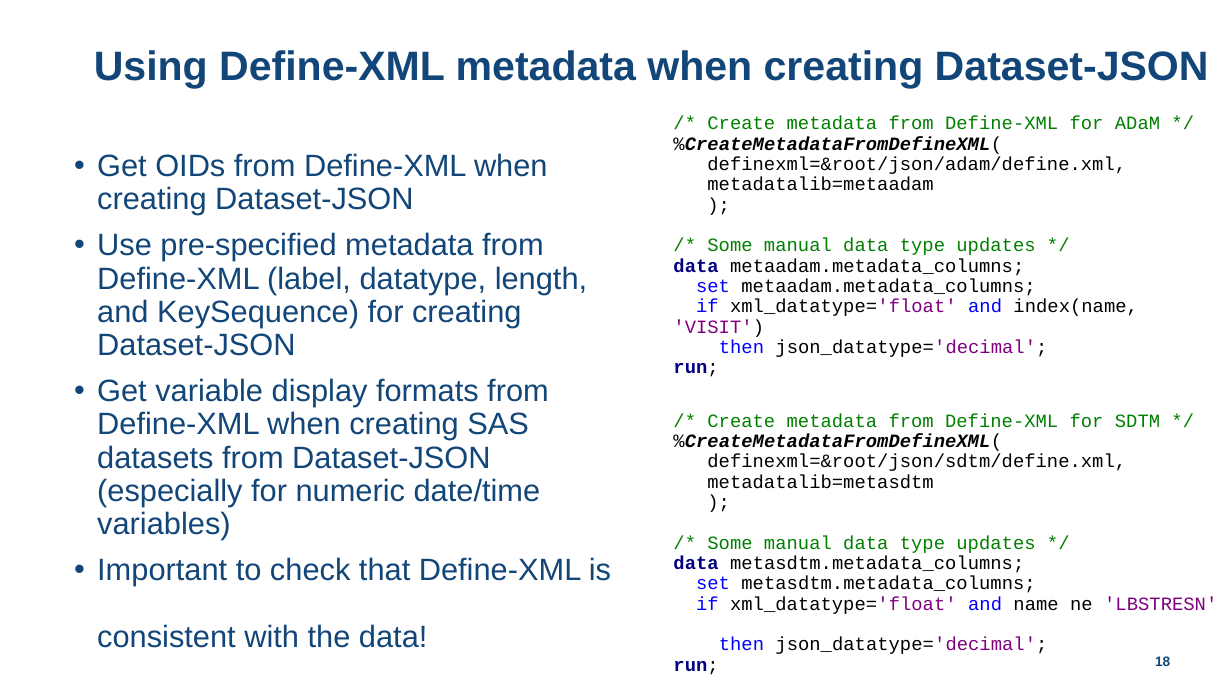
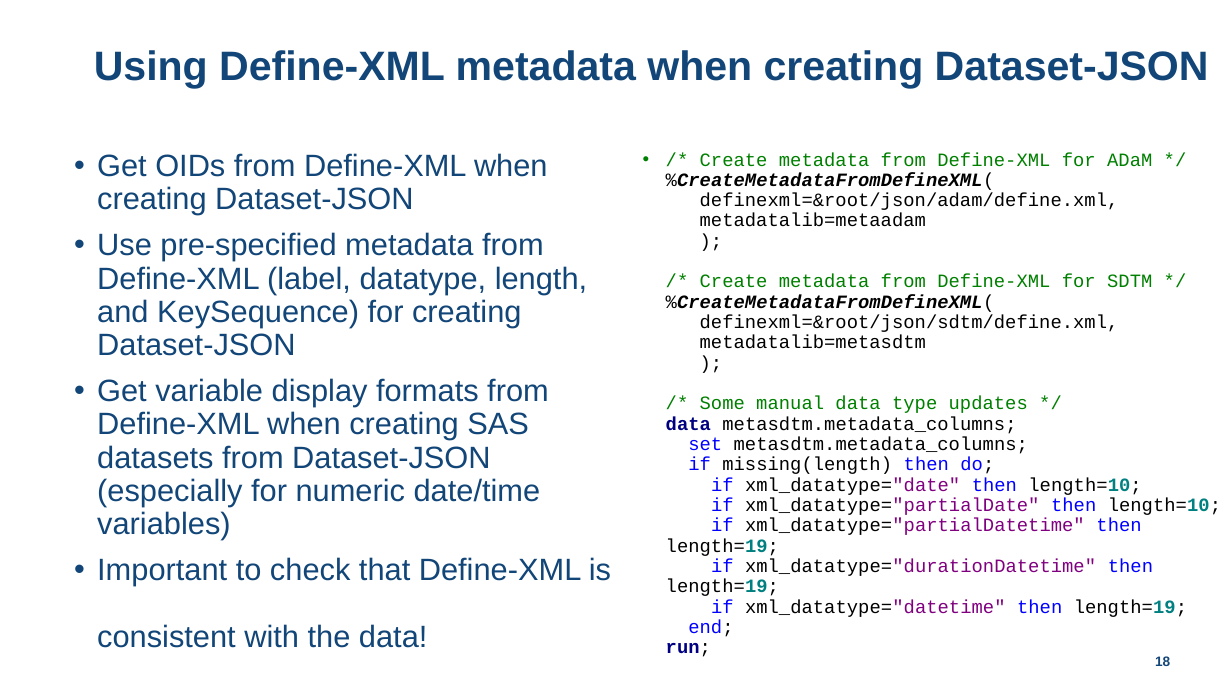
Before and after one commit to lexjansen/dataset-json-sas, a slide deck: slide 18 of doc/CDISC_COSA_webinar_20231005_dataset-json_SAS.pptx. Drawn at 1232x693 pixels with LibreOffice and Linux fonts; fonts in the diff are those of the drawing; background and template pictures are left out. Boxes give left, top, right and bottom in pixels: in the first picture for what was removed or moved away, otherwise in the second. Text is boxed around its words. In the diff, an @@ line names an element or a change of style, - is before the commit and + after.

```diff
--- a/doc/CDISC_COSA_webinar_20231005_dataset-json_SAS.pptx
+++ b/doc/CDISC_COSA_webinar_20231005_dataset-json_SAS.pptx
@@ text at [666,152,1221,637]: text changed @@
-/* Create metadata from Define-XML for ADaM */
-%CreateMetadataFromDefineXML(
-definexml=&root/json/adam/define.xml,
-metadatalib=metaadam
-);
-/* Some manual data type updates */
-data metaadam.metadata_columns;
-set metaadam.metadata_columns;
-if xml_datatype='float' and index(name, 'VISIT')
-then json_datatype='decimal';
-run;
-/* Create metadata from Define-XML for SDTM */
-%CreateMetadataFromDefineXML(
-definexml=&root/json/sdtm/define.xml,
-metadatalib=metasdtm
-);
-/* Some manual data type updates */
-data metasdtm.metadata_columns;
-set metasdtm.metadata_columns;
-if xml_datatype='float' and name ne 'LBSTRESN'
-then json_datatype='decimal';
-run;
+• /* Create metadata from Define-XML for ADaM */
+  %CreateMetadataFromDefineXML(
+  definexml=&root/json/adam/define.xml,
+  metadatalib=metaadam
+  );
+  /* Create metadata from Define-XML for SDTM */
+  %CreateMetadataFromDefineXML(
+  definexml=&root/json/sdtm/define.xml,
+  metadatalib=metasdtm
+  );
+  /* Some manual data type updates */
+  data metasdtm.metadata_columns;
+  set metasdtm.metadata_columns;
+  if missing(length) then do;
+  if xml_datatype="date" then length=10;
+  if xml_datatype="partialDate" then length=10;
+  if xml_datatype="partialDatetime" then length=19;
+  if xml_datatype="durationDatetime" then length=19;
+  if xml_datatype="datetime" then length=19;
+  end;
+  run;
```
Also in this commit, not shown: 6 other slides changed, 10 other files.
